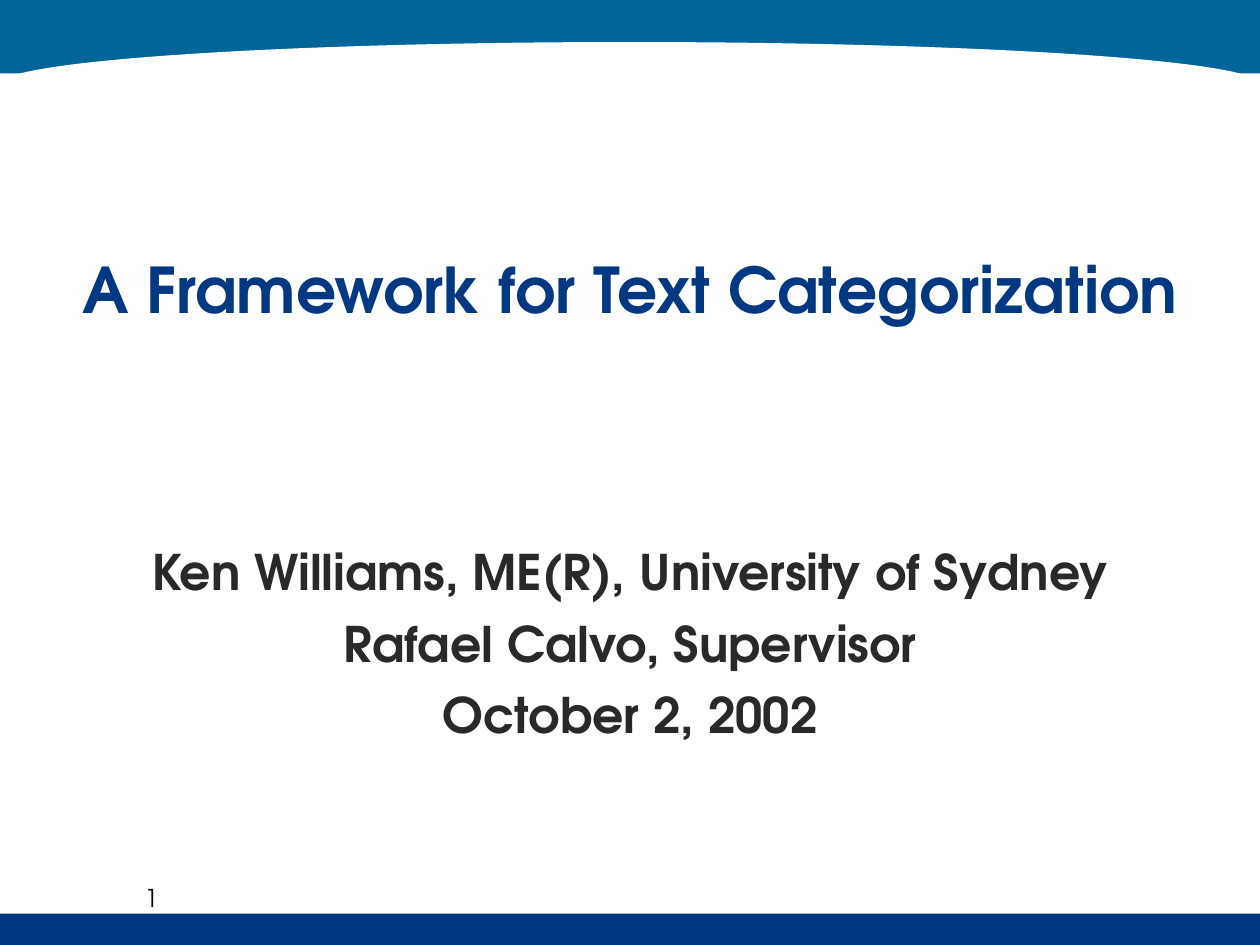
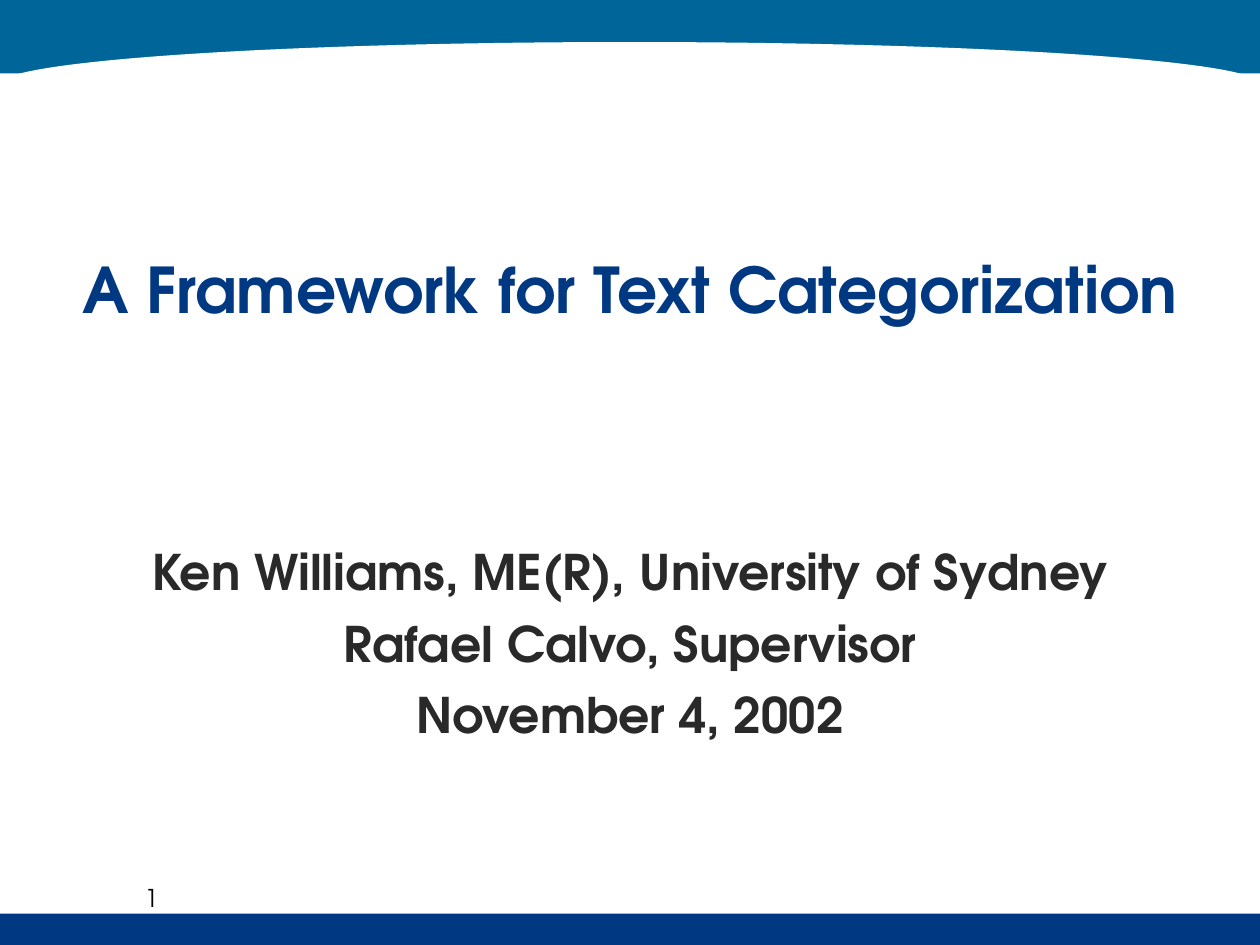
Before and after one commit to kenahoo/tcframe, a slide deck: slide 1 of doc/Thesis Seminar.ppt. Drawn at 1260x945 pixels with LibreOffice and Linux fonts; fonts in the diff are those of the drawing; background and template pictures are left out. Boxes give left, top, right and bottom in pixels: in the first picture for what was removed or moved away, otherwise in the second. Text is boxed around its words. In the diff, an @@ line names an element or a change of style, - is before the commit and + after.

Commit message:
Change date on title page, other minor corrections

```diff
--- a/doc/Thesis Seminar.ppt
+++ b/doc/Thesis Seminar.ppt
@@ subtitle at <box>416,696,844,740</box>: text changed @@
-October 2, 2002
+November 4, 2002
```
